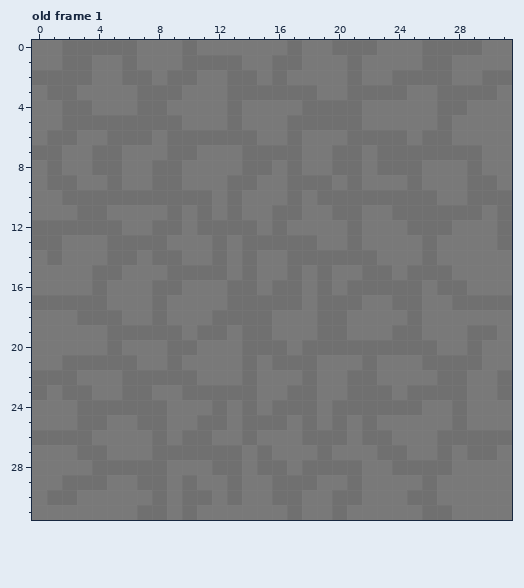
Two states of a pixel-art file, source/tireless/resources/textures/Shared/tirelessAlleyway.aseprite. Above, as it was before the edit.
32x32 pixels, 12 frames. Shown: old frame 1. The commit also changed other frames, which this record leaves out.
New version:
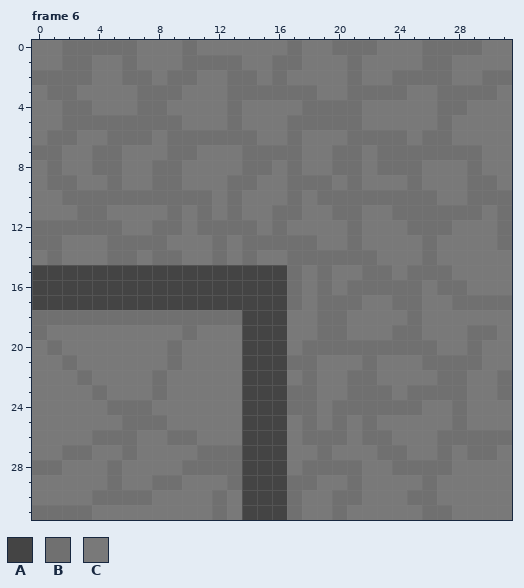
Palette (. is transparent): A #444444  B #707070  C #797979
A new or re-ordered frame is compared with the old frame closest to it.
Diff:
frames 12 -> 18
Frame 6 is new; against old frame 1, layer "Foreground":
The author changed colour B to colour A in row 15 at x 4 to 5, 9 to 12 and 14; in row 16 at x 4, 8 to 9, 13 to 14 and 16; in row 17 at x 0 to 4, 8 and 13 to 16; in rows 18 to 19 at x 14 to 15; in row 20 at x 14 to 16; in row 21 at x 14 and 16.
The author changed colour B to colour A in rows 22 to 23 at x 14; in row 24 at x 14 and 16; in row 25 at x 14 to 16; in row 26 at x 14; in row 27 at x 15; in row 28 at x 15 to 16.
The author changed colour B to colour A in rows 29 to 30 at x 16.
The author changed colour C to colour A in row 15 at x 0 to 3, 6 to 8, 13 and 15 to 16; in row 16 at x 0 to 3, 5 to 7, 10 to 12 and 15; in row 17 at x 5 to 7 and 9 to 12; in rows 18 to 19 at x 16; in row 21 at x 15; in rows 22 to 23 at x 15 to 16.
The author changed colour C to colour A in row 24 at x 15; in row 26 at x 15 to 16; in row 27 at x 14 and 16; in row 28 at x 14; in rows 29 to 30 at x 14 to 15; in row 31 at x 14 to 16.
The author changed colour C to colour B in row 18 at x 0 to 2, 6 to 7 and 9 to 11; in row 19 at x 0 and 10; in row 20 at x 1; in row 22 at x 3; in row 23 at x 4 and 8; in row 25 at x 6.
The author changed colour C to colour B in row 26 at x 4 to 6 and 9; in row 27 at x 2 and 6; in row 28 at x 0 to 1 and 10 to 11; in row 29 at x 5 and 9; in row 30 at x 4 to 7 and 12; in row 31 at x 0 to 3 and 12.
The author changed colour B to colour C in row 19 at x 5 to 9 and 11 to 12; in row 20 at x 5 and 10; in row 21 at x 3 to 6; in row 22 at x 0 to 2, 6 to 7 and 9 to 10; in row 23 at x 0, 2 to 3, 6 to 7 and 10 to 13; in row 24 at x 3 to 4, 8 and 12.
The author changed colour B to colour C in row 25 at x 3 to 4 and 11 to 12; in row 26 at x 0 to 3, 8 and 11; in row 27 at x 4 and 8 to 10; in row 28 at x 4 and 6 to 8; in row 29 at x 2 to 4, 7 and 10; in row 30 at x 1 to 2, 8, 10 to 11 and 13.
The author changed colour B to colour C in row 31 at x 7 to 8 and 10.
Pixel boxes of the changes (left, top, right, bottom) in both pictures:
changed: (32, 265, 287, 520)
